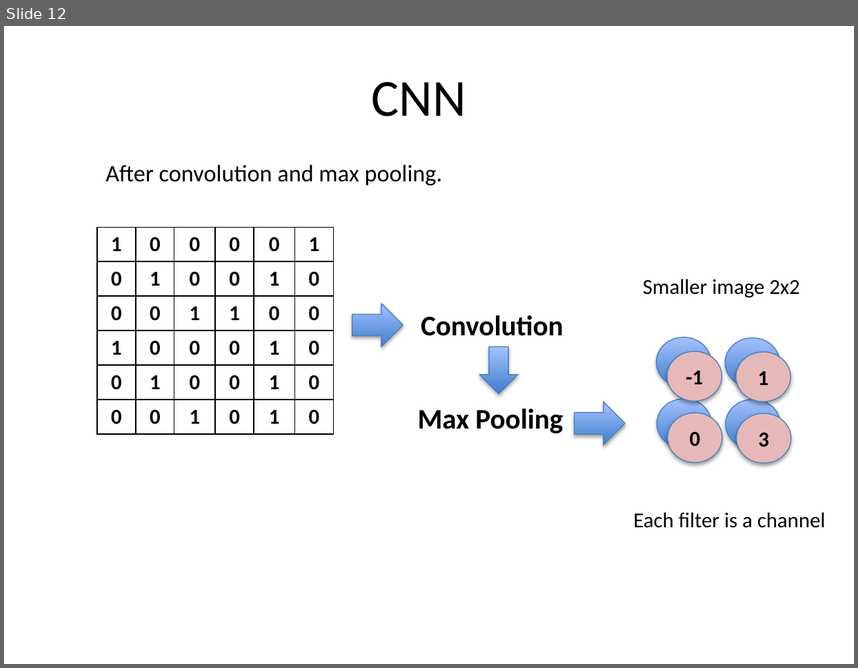
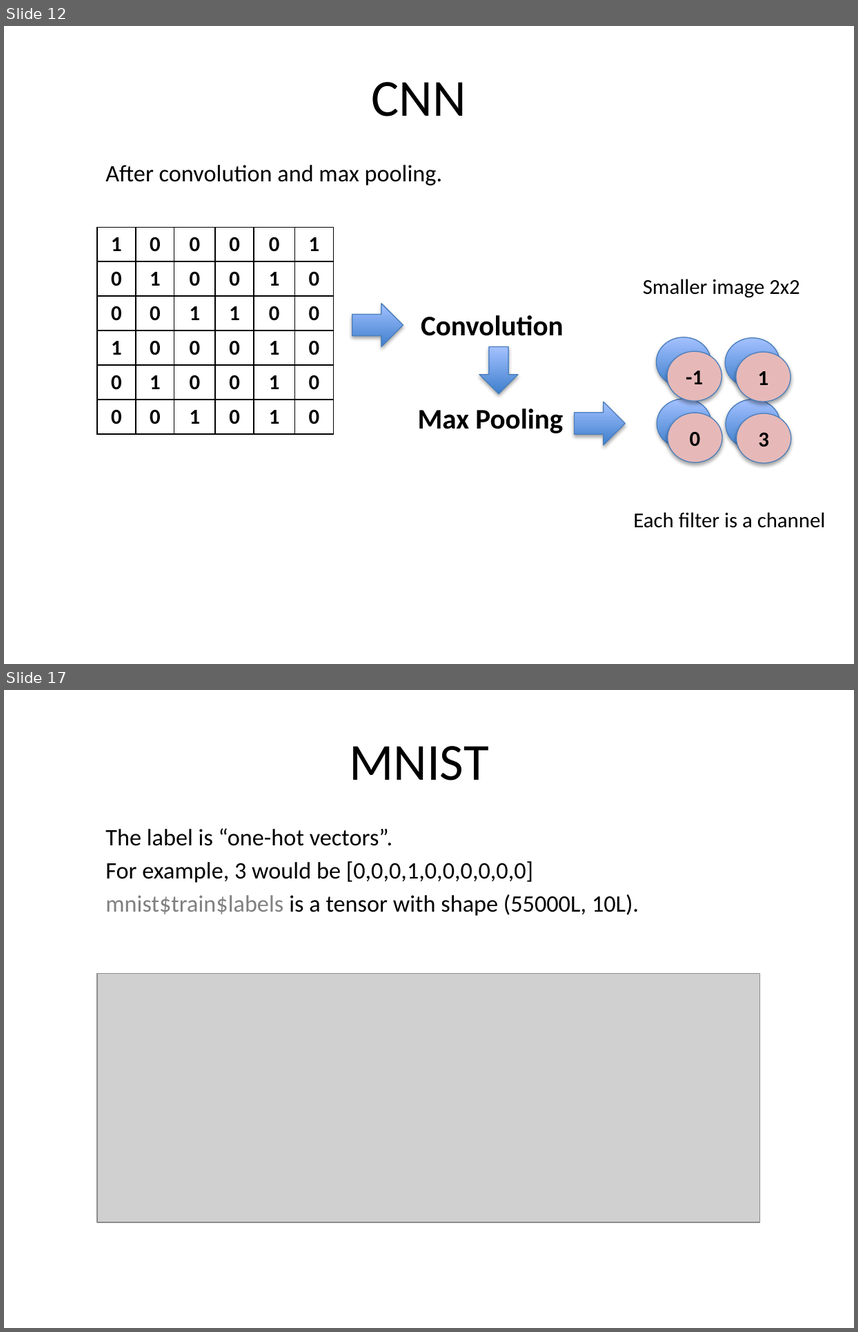
Before and after one commit to haozhestat/DeepLearning-Tensorflow, a slide deck: presentation.pptx. Shown one above the other, each under a label of ours: slide 12 before the commit, slides 12 and 17 after it; the slides between them are not shown. The pictures are 858x668 and 858x1332 pixels, drawn with LibreOffice and Linux fonts; fonts in the diff are those of the drawing; grey boxes stand for pictures. Boxes give left, top, right and bottom in pixels: in the first picture for what was removed or moved away, otherwise in the second. Text is boxed around its words. In the diff, an @@ line names an element or a change of style, - is before the commit and + after.

```diff
--- a/presentation.pptx
+++ b/presentation.pptx
@@ slide 17 added at (x1=4, y1=690, x2=854, y2=1328), background #FFFFFF @@
@@ title added at (x1=349, y1=746, x2=489, y2=780), 44 pt, text #000000 @@
+MNIST
@@ subtitle added at (x1=105, y1=828, x2=639, y2=916), 20 pt, text #000000 @@
+The label is “one-hot vectors”.
+For example, 3 would be [0,0,0,1,0,0,0,0,0,0]
+mnist$train$labels is a tensor with shape (55000L, 10L).
@@ picture added at (x1=98, y1=973, x2=760, y2=1221) @@
```
Also in this commit, not shown: 1 slide changed, 10 other slides added, 1 slide removed.
